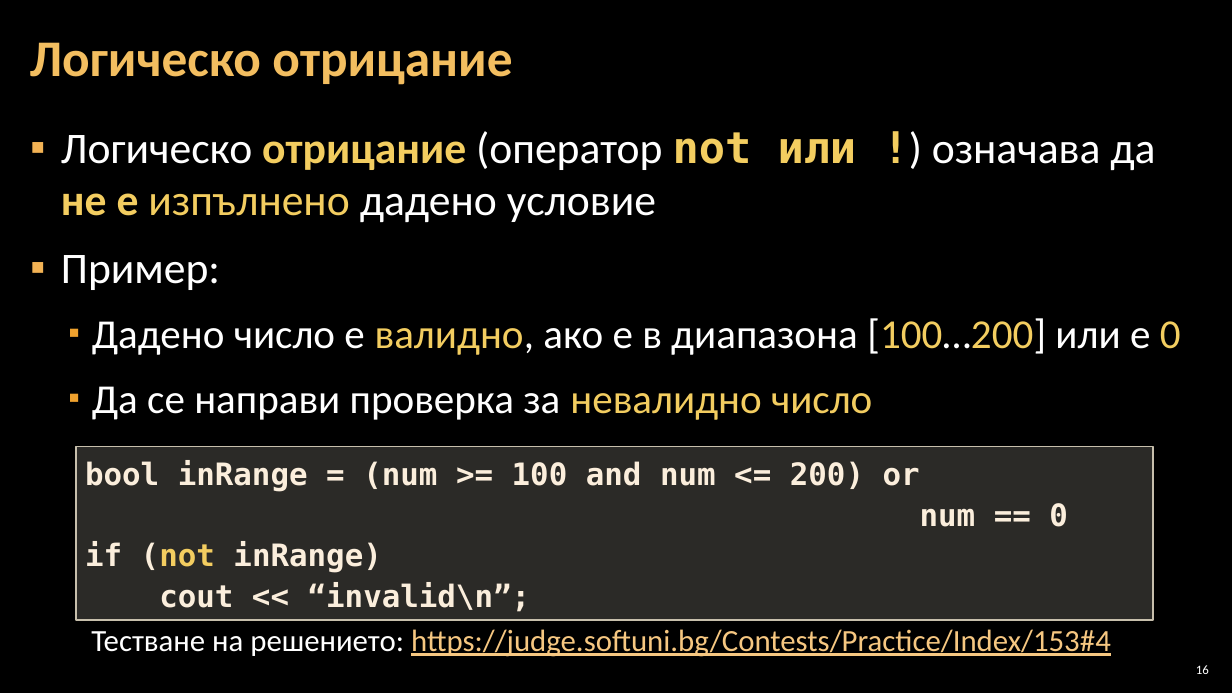
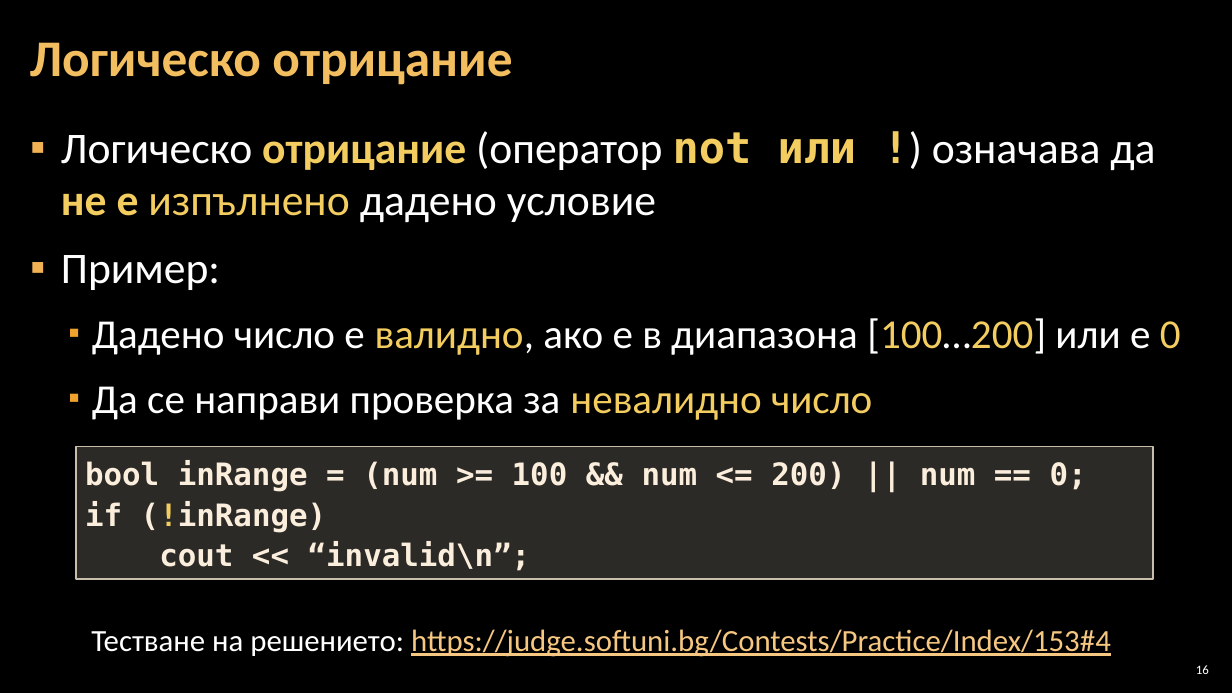
Before and after one commit to Software-University/C-plus-plus, a slide deck: slide 16 of 4. Complex-Conditions/4. Complex-Conditions.pptx. Drawn at 1232x693 pixels with LibreOffice and Linux fonts; fonts in the diff are those of the drawing; background and template pictures are left out. Boxes give left, top, right and bottom in pixels: in the first picture for what was removed or moved away, otherwise in the second. Text is boxed around its words. In the diff, an @@ line names an element or a change of style, - is before the commit and + after.

```diff
--- a/4. Complex-Conditions/4. Complex-Conditions.pptx
+++ b/4. Complex-Conditions/4. Complex-Conditions.pptx
@@ rectangle "bool inRange = (num >= ...": place and size @@
-rectangle "bool inRange = (num >= ..." at bbox=[76, 446, 1153, 620]
+rectangle "bool inRange = (num >= ..." at bbox=[76, 446, 1153, 579]
@@ text in rectangle at bbox=[85, 460, 1087, 533]: text changed @@
-bool inRange = (num >= 100 and num <= 200) or
-num == 0
-if (not inRange)
+bool inRange = (num >= 100 && num <= 200) || num == 0;
+if (!inRange)
```
Also in this commit, not shown: 9 other slides changed.
